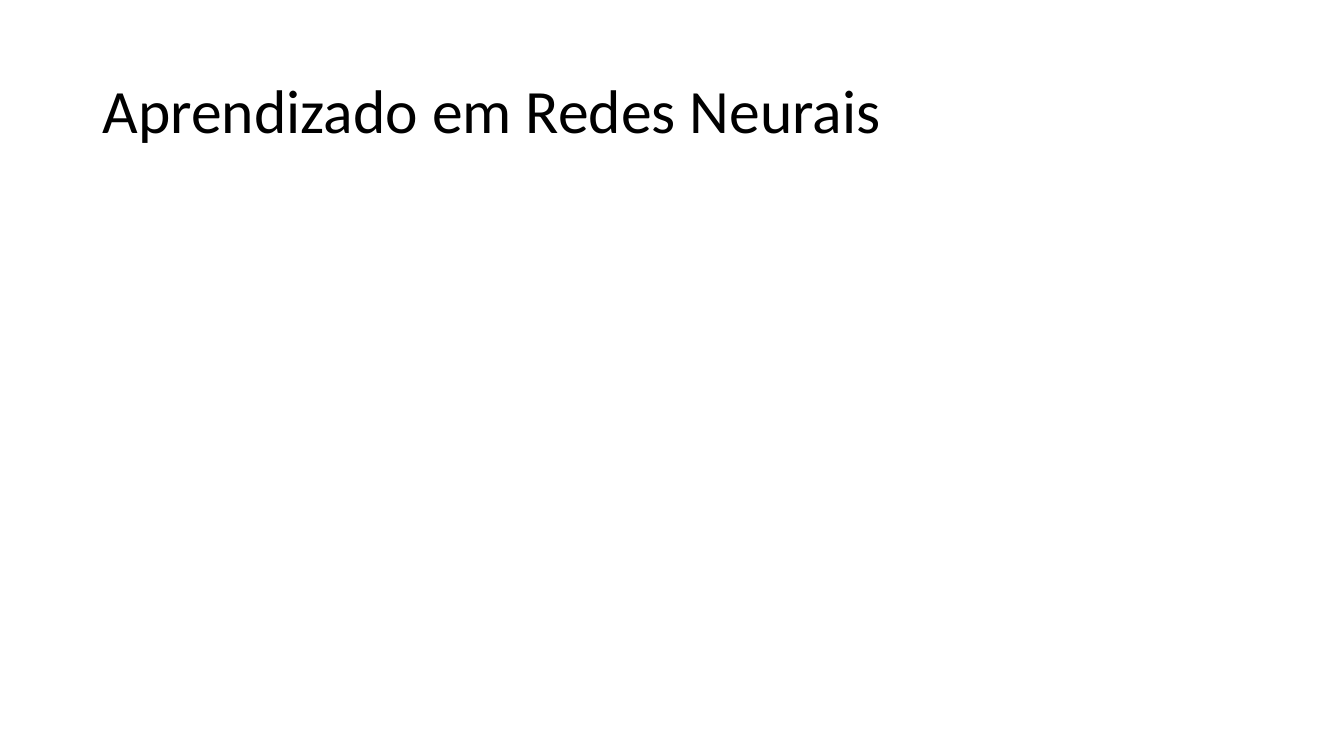
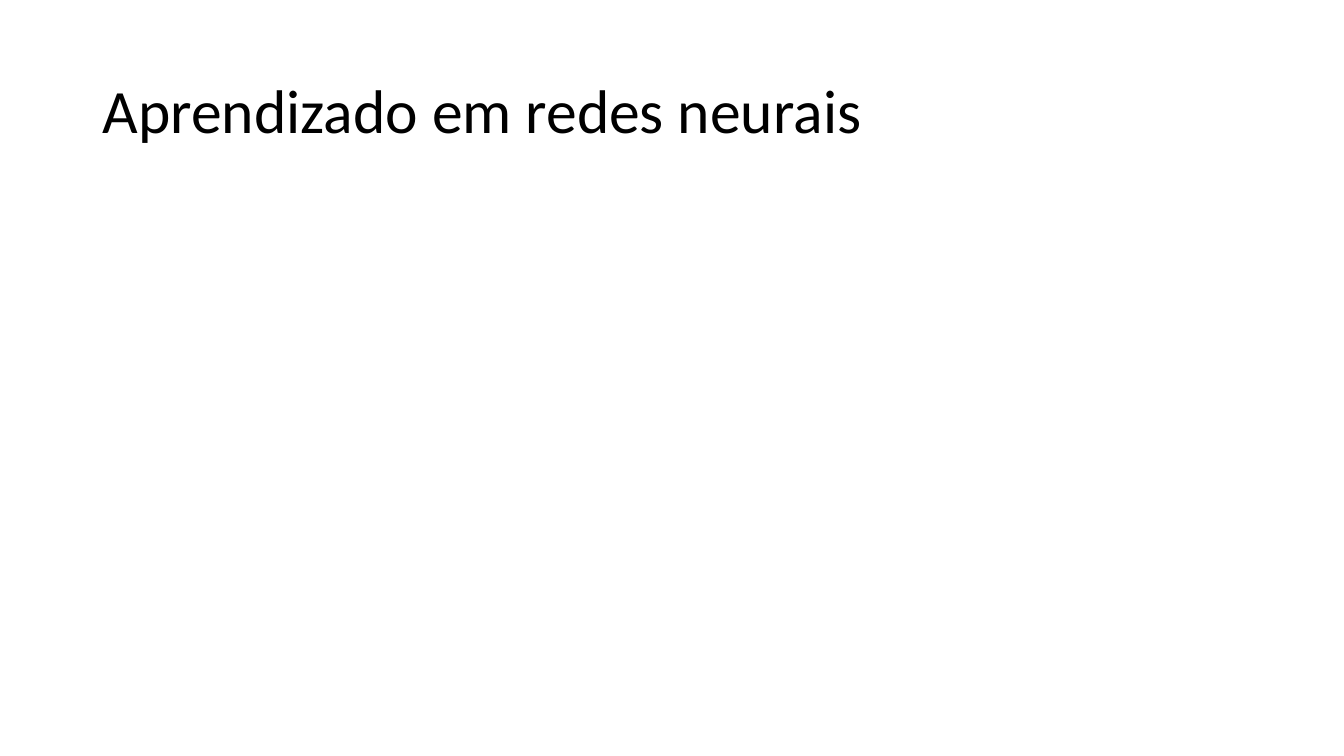
Before and after one commit to zz4fap/t320_aprendizado_de_maquina, a slide deck: slide 6 of slides/T320_Redes_Neurais_Artificiais (Parte III).pptx. Drawn at 1344x756 pixels with LibreOffice and Linux fonts; fonts in the diff are those of the drawing; grey boxes stand for pictures. Boxes give left, top, right and bottom in pixels: in the first picture for what was removed or moved away, otherwise in the second. Text is boxed around its words. In the diff, an @@ line names an element or a change of style, - is before the commit and + after.

```diff
--- a/slides/T320_Redes_Neurais_Artificiais (Parte III).pptx
+++ b/slides/T320_Redes_Neurais_Artificiais (Parte III).pptx
@@ title at bbox=[102, 90, 861, 143]: text changed @@
-Aprendizado em Redes Neurais
+Aprendizado em redes neurais
```
Also in this commit, not shown: 10 other slides changed, 7 slides added, 1 slide removed, 2 other files.
